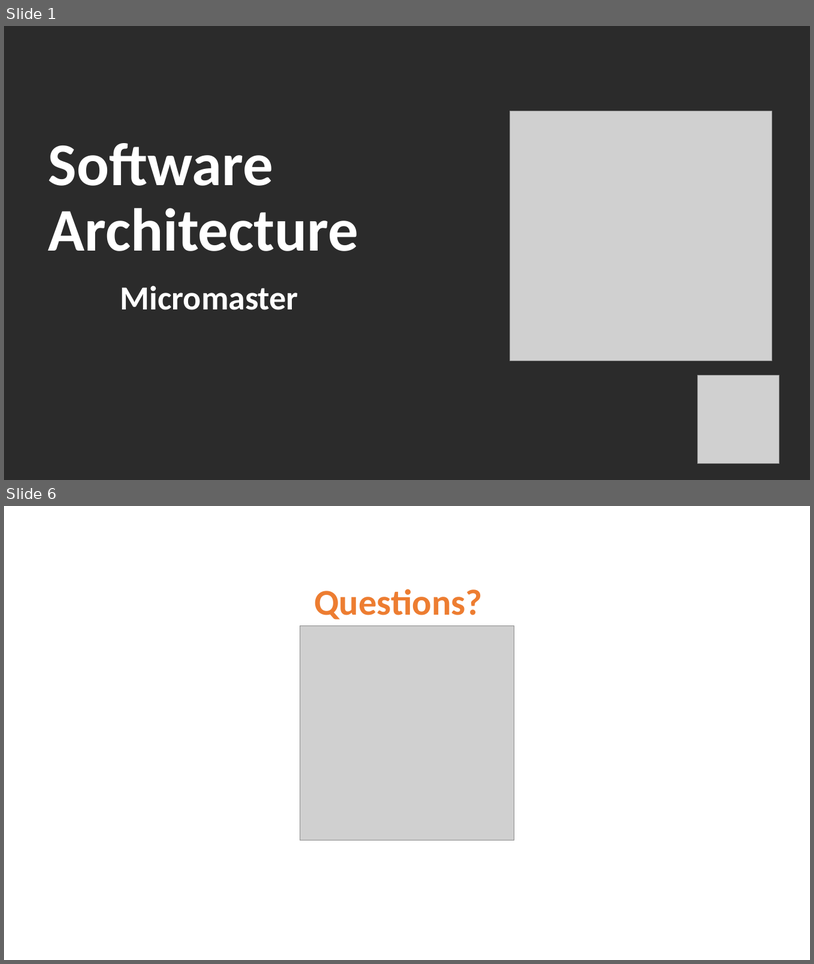
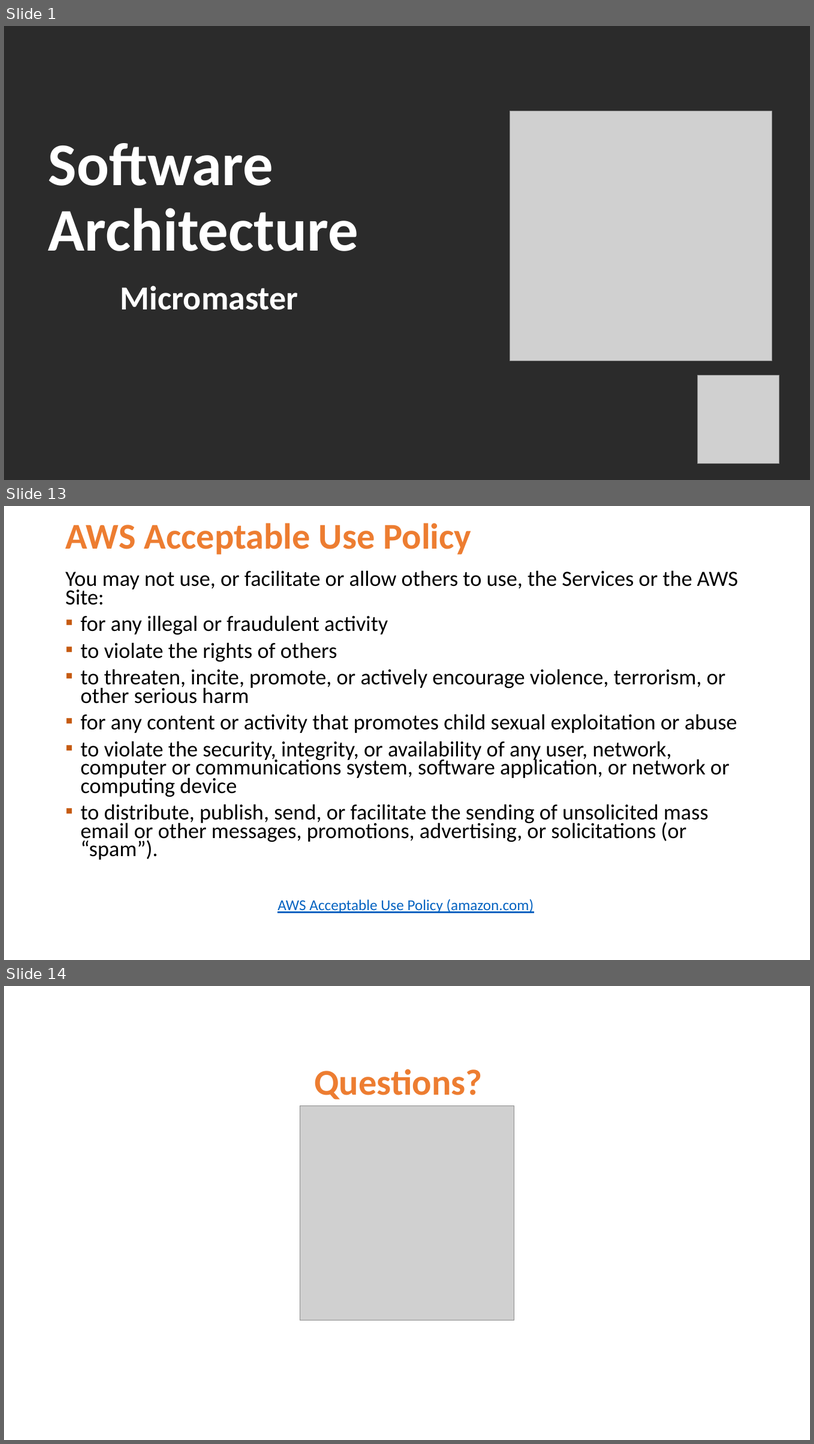
Before and after one commit to Jucer74/ArchitectureMaster, a slide deck: Classes/03-AWSInfrastructure/ArchitectureMaster-03-AWSInfrastructure.pptx. Shown one above the other, each under a label of ours: slides 1 and 6 before the commit, slides 1, 13 and 14 after it; the slides between them are not shown. The pictures are 814x964 and 814x1444 pixels, drawn with LibreOffice and Linux fonts; fonts in the diff are those of the drawing; grey boxes stand for pictures; background and template pictures are left out; a plain dark background stands for a picture behind light text. Boxes give left, top, right and bottom in pixels: in the first picture for what was removed or moved away, otherwise in the second. Text is boxed around its words. In the diff, an @@ line names an element or a change of style, - is before the commit and + after.

```diff
--- a/Classes/03-AWSInfrastructure/ArchitectureMaster-03-AWSInfrastructure.pptx
+++ b/Classes/03-AWSInfrastructure/ArchitectureMaster-03-AWSInfrastructure.pptx
@@ slide 13 added at (4,506,810,960), background #FFFFFF @@
@@ title added at (65,523,471,555), 43.2 pt, text #ED7D31, bold @@
+AWS Acceptable Use Policy
@@ text added at (65,570,738,859), 25.9 pt, text #000000 @@
+You may not use, or facilitate or allow others to use, the Services or the AWS Site:
+▪ for any illegal or fraudulent activity
+▪ to violate the rights of others
+▪ to threaten, incite, promote, or actively encourage violence, terrorism, or other serious harm
+▪ for any content or activity that promotes child sexual exploitation or abuse
+▪ to violate the security, integrity, or availability of any user, network, computer or communications system, software application, or network or computing device
+▪ to distribute, publish, send, or facilitate the sending of unsolicited mass email or other messages, promotions, advertising, or solicitations (or “spam”).
@@ text added at (278,898,534,913), 18 pt, text #0563C1, underline @@
+AWS Acceptable Use Policy (amazon.com)
@@ what was slide 6 is now slide 14 @@
```
Also in this commit, not shown: 4 slides changed, 8 other slides added.
